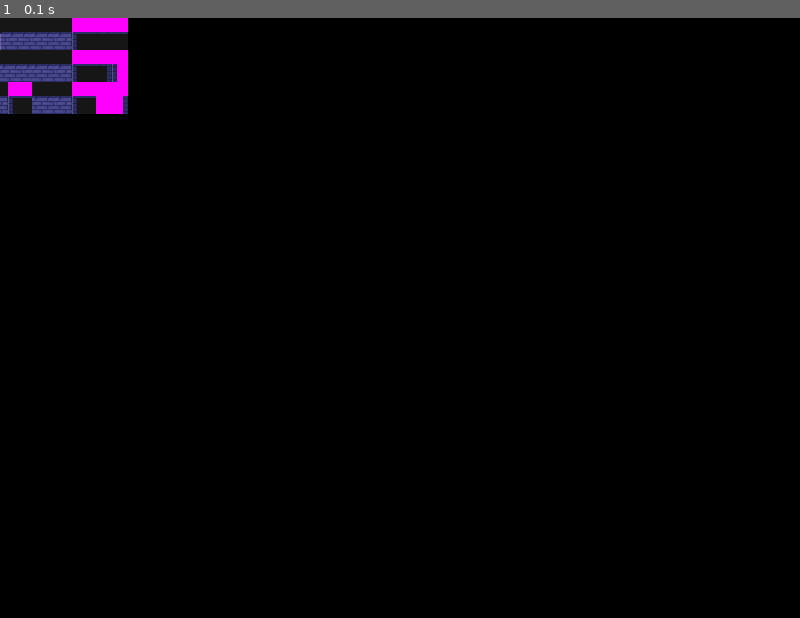
Above: before the commit, frame 1.
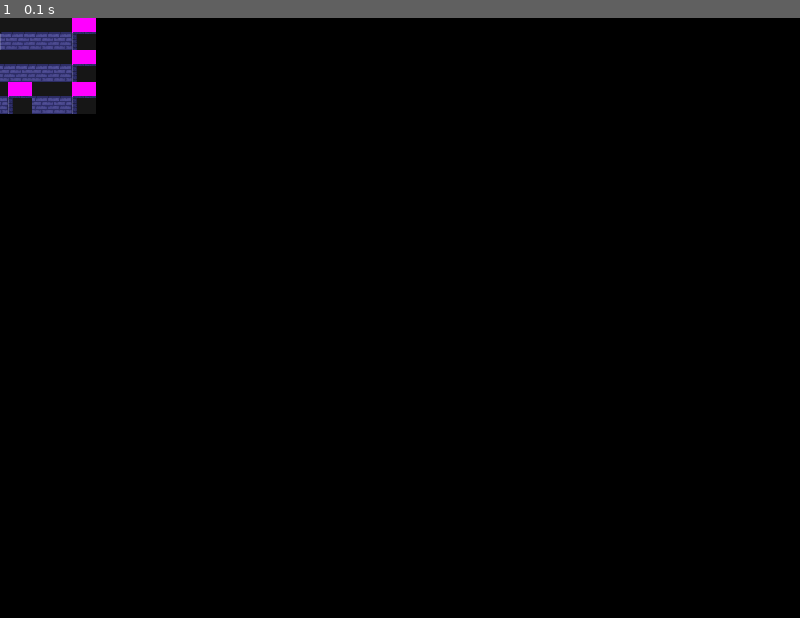
Above: after the commit, the same moment.

Repository: rongcuid/Pygame-RPG-Engine
Game: pygame game, started from Game.py
The game is run twice, just before and just after one commit, with the same random seed, the same clock (stepped at 60 frames per second) and the same inputs.
Inputs:
- Up to frame 1 (0.1 s): no input

The runs differ from the first frame. In frame 1, 0.5% of the frame differs, in the area x 12-16%, y 0-16%.

Commit message:
Just succeeded to read map file and store layers

Diff:
--- a/Debug.py
+++ b/Debug.py
@@ -1,4 +1,7 @@
 import GameConstants
-def Debug( msg ):
+def Debug( *msgs ):
     if GameConstants.DEBUG:
-        print('[Debug]',msg)
+        print("[Debug] ",end="")
+        for msg in msgs:
+            print(msg,end = "")
+        print()
--- a/Map.py
+++ b/Map.py
@@ -5,6 +5,7 @@
 '''
 
 import sys
+import json
 import pygame
 from pygame.locals import *
 
@@ -24,28 +25,54 @@
 
         self.state = Map.STATE_PREPARING
 
-        self.tileList = []
-        self.LoadTileList('data/test1_tileset.png')
+        tileLayersData,tilesetsData = self.Read('data/test1-3x3.json')
+        self.layers = []
+        #self.tilesets = ['data/test1_tileset.png']
+        self.tileLists = self.LoadTileList(tilesetsData)
 
-        self.tileMap = [] # Stores Row list
-        self.Build([1,2,3,2,2,2,3,3,3,4,5,6],3) # Test map
-        evManager.Post(Events.MapBuiltEvent(self.tileMap))
+        #self.tileMap = [] # Stores Row list
+        # TODO: BuildLayers()
+        self.layers = []
+        self.layers.append(self.Build([1,2,3,2,2,2,3,3,3],3)) # Test map
+
+        self.state = Map.STATE_BUILT
+        evManager.Post(Events.MapBuiltEvent(self.layers))
     #-----------------------
-    def Build(self,tileMap,columns):
+    def Read(self, filename):
+        '''
+        This function reads map data from a Json file
+        @return: [tileLayersData,tilesetsData]
+        '''
+        # TODO: Now one layer only
+        try:
+            map_data = json.load(open(filename))
+        except:
+            print("Error: Cannot read map data file ",filename)
+            pygame.quit()
+            sys.exit()
+        Debug("Map data ",filename," is successfully read!")
+        tileLayersData = map_data['layers']
+        tilesetsData = map_data['tilesets']
+
+        return [tileLayersData,tilesetsData]
+    #-----------------------
+    def Build(self,tileMapData,columns):
         '''
         Reads a list of tiles used, the number of
         columns of tiles for the width, and construct map
         '''
-        # TODO: Basic builds
-        rows = int(len(tileMap) / columns)
+        rows = int(len(tileMapData) / columns)
+        tileMap = []
         for tile_row in range(0,rows):
             row = []
-            self.tileMap.append(row)
+            tileMap.append(row)
             for tile_column in range (0,columns):
-                self.tileMap[tile_row].append(
-                        self.tileList[
-                            tileMap[tile_row * columns + tile_column] - 1])
+                #TODO: Multitileset support
+                tileMap[tile_row].append(
+                        self.tileLists[0][
+                            tileMapData[tile_row * columns + tile_column] - 1])
         Debug("Tile map initialized")
+        return tileMap
     #-----------------------
     def CanMove(self, tileX, tileY, direction):
         '''
@@ -55,27 +82,32 @@
         # TODO: Implement this
         pass
     #-----------------------
-    def LoadTileList(self, filename):
+    def LoadTileList(self, tilesets):
         '''
         Loads tile list from tileset
         '''
-        try:
-            tilesetImg = pygame.image.load(filename)
-        except:
-            print("Error: Tile set file ",filename,"does not exist.")
-            pygame.quit()
-            sys.exit()
-        Debug("Tileset is successfully loaded")
-        tilesetWidth,tilesetHeight = tilesetImg.get_size()
-        for tile_y in range(0,
-                int(tilesetHeight/GameConstants.TILESET_TILESIZE)):
-            for tile_x in range(0,
-                    int(tilesetWidth / GameConstants.TILESET_TILESIZE)):
-                rect = (tile_x * GameConstants.TILESET_TILESIZE,
-                        tile_y * GameConstants.TILESET_TILESIZE,
-                        GameConstants.TILESIZE,GameConstants.TILESIZE)
-                self.tileList.append(tilesetImg.subsurface(rect))
-        Debug("Tileset list is successfully created")
+        tileLists = []
+        for tilesetData in tilesets:
+            try:
+                tilesetImg = pygame.image.load('data/'+tilesetData['image'])
+            except:
+                print("Error: Tile set file ",tilesetData['image'],"does not exist.")
+                pygame.quit()
+                sys.exit()
+            Debug("Tileset is successfully loaded")
+            tilesetWidth,tilesetHeight = tilesetImg.get_size()
+            tileList = []
+            for tile_y in range(0,
+                    int(tilesetHeight/GameConstants.TILESET_TILESIZE)):
+                for tile_x in range(0,
+                        int(tilesetWidth / GameConstants.TILESET_TILESIZE)):
+                    rect = (tile_x * GameConstants.TILESET_TILESIZE,
+                            tile_y * GameConstants.TILESET_TILESIZE,
+                            GameConstants.TILESIZE,GameConstants.TILESIZE)
+                    tileList.append(tilesetImg.subsurface(rect))
+            tileLists.append(tileList)
+            Debug("Tileset list is successfully created")
+        return tileLists
 
     #-----------------------
     def Notify(self,event):
--- a/Views.py
+++ b/Views.py
@@ -52,20 +52,22 @@
         self.window.blit( self.background,(0,0))
         pygame.display.flip()
 
+        mapLayer = gameMap[0]
+
         # Draw objects
-        for tile_y in range(0,len(gameMap)):
-            for tile_x in range(0,len(gameMap[0])):
-                tile = gameMap[tile_y][tile_x]
+        for tile_y in range(0,len(mapLayer)):
+            for tile_x in range(0,len(mapLayer[0])):
+                tile = mapLayer[tile_y][tile_x]
                 overlay = pygame.sprite.Sprite(self.overlays)
                 overlay.image = tile
-                # NOTE: gameMap is in form [tile_row][tile_column],
+                # NOTE: mapLayer is in form [tile_row][tile_column]
                 # so tile_y goes first
                 overlay.rect = tile.get_rect().move(
                         tile_y * GameConstants.TILESIZE,
                         tile_x * GameConstants.TILESIZE)
         # Test code
         #overlay = pygame.sprite.Sprite(self.overlays)
-        #testTile = gameMap[2][1]
+        #testTile = mapLayer[2][1]
         #overlay.image = testTile
         #overlay.rect = testTile.get_rect().move(16,16)
         # -----------
--- a/data/test1-3x3.json
+++ b/data/test1-3x3.json
@@ -1,7 +1,7 @@
 { "height":3,
  "layers":[
         {
-         "data":[1, 2, 3, 2, 2, 2, 3, 3, 3],
+         "data":[1, 3, 5, 8, 72, 66, 15, 71, 17],
          "height":3,
          "name":"Tile Layer 1",
          "opacity":1,
@@ -20,11 +20,26 @@
  "tilesets":[
         {
          "firstgid":1,
-         "image":"..\/..\/..\/..\/..\/..\/..\/usr\/share\/tiled\/examples\/sewer_tileset.png",
+         "image":"test1_tileset.png",
          "imageheight":217,
          "imagewidth":192,
          "margin":0,
          "name":"Test",
+         "properties":
+            {
+
+            },
+         "spacing":0,
+         "tileheight":32,
+         "tilewidth":32
+        },
+        {
+         "firstgid":37,
+         "image":"test1_tileset.png",
+         "imageheight":217,
+         "imagewidth":192,
+         "margin":0,
+         "name":"Test2",
          "properties":
             {
 
--- a/data/test1-3x3.tmx
+++ /dev/null
@@ -1,11 +0,0 @@
-<?xml version="1.0" encoding="UTF-8"?>
-<map version="1.0" orientation="orthogonal" width="3" height="3" tilewidth="32" tileheight="32">
- <tileset firstgid="1" name="Test" tilewidth="32" tileheight="32">
-  <image source="../../../../../../../usr/share/tiled/examples/sewer_tileset.png" width="192" height="217"/>
- </tileset>
- <layer name="Tile Layer 1" width="3" height="3">
-  <data encoding="base64" compression="zlib">
-   eJxjZGBgYAJiZijNhMSHYQABnAAW
-  </data>
- </layer>
-</map>
